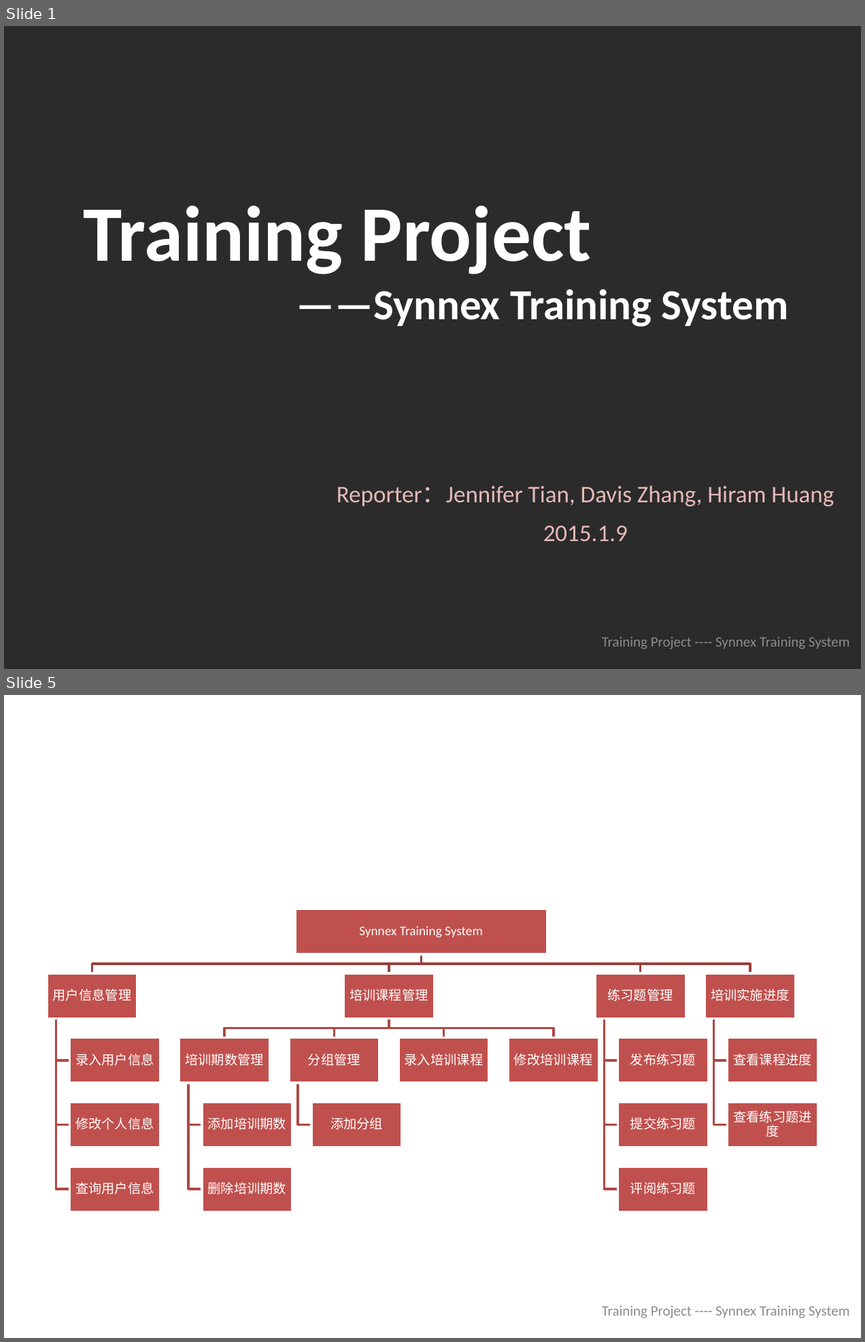
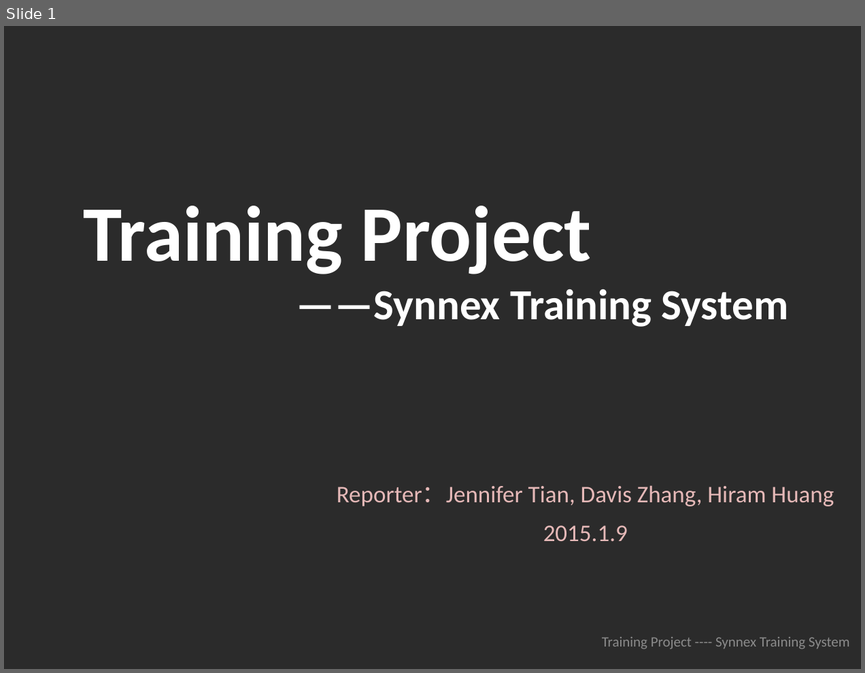
Before and after one commit to zhangruhong/trainingsystem, a slide deck: info/总结.pptx. Shown one above the other, each under a label of ours: slides 1 and 5 before the commit, slide 1 after it; the slides between them are not shown. The pictures are 865x1342 and 865x673 pixels, drawn with LibreOffice and Linux fonts; fonts in the diff are those of the drawing; background and template pictures are left out; a plain dark background stands for a picture behind light text. Boxes give left, top, right and bottom in pixels: in the first picture for what was removed or moved away, otherwise in the second. Text is boxed around its words. In the diff, an @@ line names an element or a change of style, - is before the commit and + after.

```diff
--- a/info/总结.pptx
+++ b/info/总结.pptx
@@ slide 5 removed at [4, 695, 861, 1338], background #FFFFFF @@
@@ title removed at [104, 713, 818, 794] @@
-系统架构图
@@ group removed at [47, 909, 818, 1212]: 20 rectangles, 20 texts, 19 freeform shapes @@
-Synnex Training System
-用户信息管理
-录入用户信息
-修改个人信息
-查询用户信息
-培训课程管理
-培训期数管理
-添加培训期数
-删除培训期数
-分组管理
-添加分组
-录入培训课程
-修改培训课程
-练习题管理
-发布练习题
-提交练习题
-评阅练习题
-培训实施进度
-查看课程进度
-查看练习题进度
@@ text removed at [602, 1305, 850, 1318] @@
-Training Project ---- Synnex Training System
```
Also in this commit, not shown: 7 slides changed, 9 slides added, 7 other slides removed.
